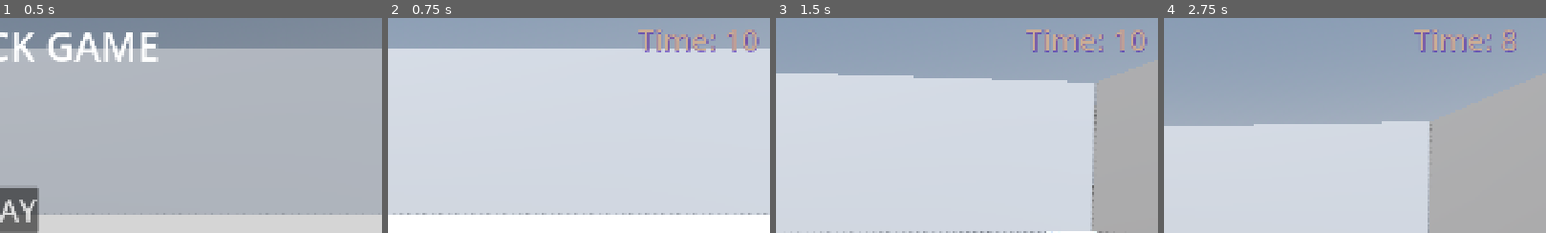
Above: before the commit, frames 1-4 (left to right).
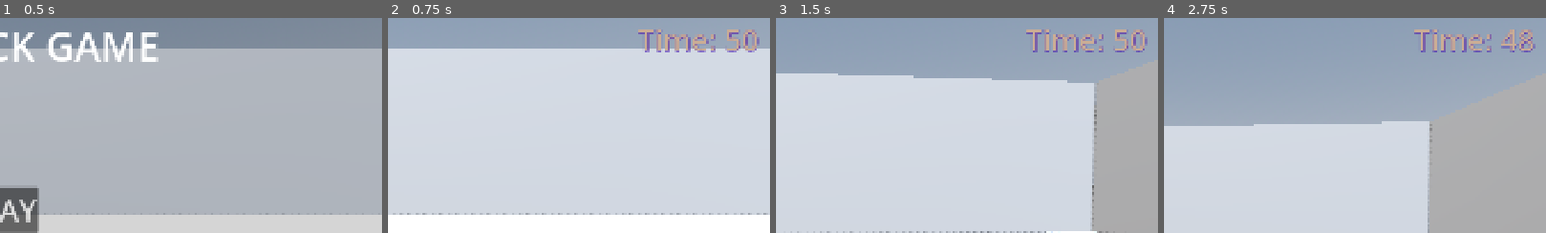
Above: after the commit, the same moments.

Repository: Software-Guardians/Godot-Third-Person-First-Game
Game: Godot game, scene res://main/main-scene.tscn
Two runs of this game, one before a commit and one after it. Both use one fixed random seed, a clock stepped at 60 frames per second and the inputs below.
Inputs (mouse positions are % of the whole screen's width and height, from its top left):
- Up to frame 1 (0.5 s): no input
- Up to frame 2 (0.75 s): click "PLAY" at 0.5 s
- Up to frame 3 (1.5 s): move the mouse to (55, 50) at 1.27 s; hold D (walk-right) from 1.28 s (still down); click (55, 50) at 1.35 s
- Up to frame 4 (2.75 s): tap Space (jump) at 1.52, 2.27 s; move the mouse to (45, 50) at 2.02 s; release D (walk-right) at 2.03 s; hold S (walk-back) from 2.03 s (still down); tap W (walk-front) at 2.1 s
The pictures show only the part of the screen within x 50-100%, y 0-50%; the shares and areas given below are measured in that part.

Frame 1 is identical in both runs. In frame 2, 0.2% of the frame differs, in the area x 88-93%, y 5-16%; in frame 3, 0.2%; in frame 4, 0.6%, in the area x 88-98%, y 5-16%.

Commit message:
Hem 32 bit hem 64 bit olarak Windows ve Linux için export alındı.

Diff:
--- a/globals/game_manager.gd
+++ b/globals/game_manager.gd
@@ -1,6 +1,6 @@
 extends Node
 var kicked_ball_number:=0
-var default_Time=10
+var default_Time=50
 var time=5
 
 var last_kicked_ball:RigidBody3D
--- a/project.godot
+++ b/project.godot
@@ -24,6 +24,7 @@
 
 window/size/viewport_width=1920
 window/size/viewport_height=1080
+window/size/mode=3
 window/stretch/mode="canvas_items"
 
 [global_group]
Not shown, changed: export_presets.cfg
Not shown, added: LICENSE
Not shown, added: main-video.mkv
Not shown, changed: video.mkv
